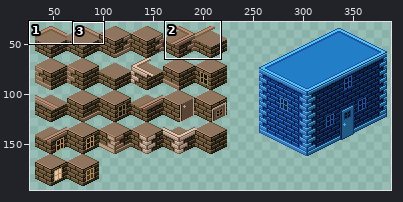
File history of a pixel-art file, Assets/Art/Tiles/JF_TileSet_Buildings_v01.aseprite. Above, an overview of the earlier version with the close-up marked.
Close-up. Before:
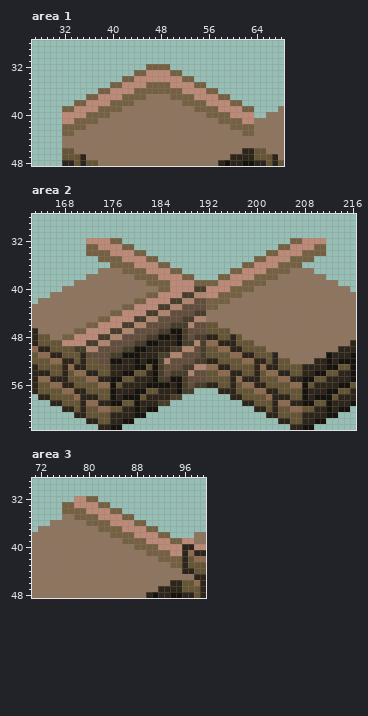
416x423 pixels, 1 frame. Colours within 5 levels of each other are drawn and written as one. Shown: area 1: x 27..68, y 28..48; area 2: x 163..216, y 28..63; area 3: x 71..99, y 29..48. The wide view leaves out empty margins. The commit also changed other parts of the picture, which this record leaves out.
The result:
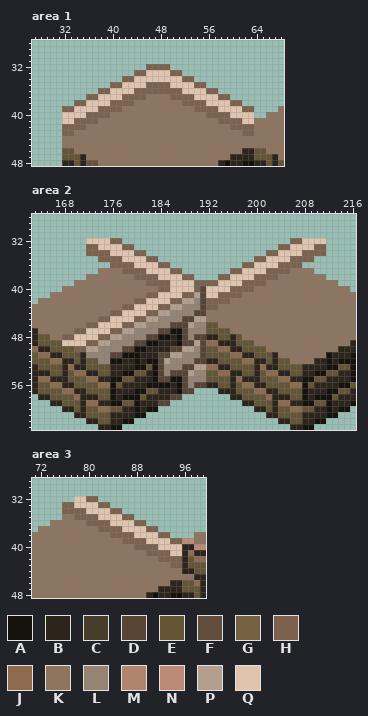
Palette (. is transparent): A #16120c  B #2d251a  C #483c2a  D #574435  E #655535  F #634e3d  G #756142  H #7c624d  J #8e6b4f  K #8f745e  L #958374  M #af856d  N #bd8a77  P #b49f8e  Q #e0c4ae
Diff:
--- area 1, layer "Flattened 2"
@@ x 27..68 @@
 31 ..........................................
-32 ...................GGGG...................
-33 .................GGNNNNGG.................
-34 ...............GGNNNNNNNNGG...............
-35 .............GGNNNNGGGGNNNNGG.............
-36 ...........GGNNNNGGGGGGGGNNNNGG...........
-37 .........GGNNNNGGGGKKKKGGGGNNNNGG.........
-38 .......GGNNNNGGGGKKKKKKKKGGGGNNNNGG.......
-39 .....GGNNNNGGGGKKKKKKKKKKKKGGGGNNNNGG....K
-40 .....NNNNGGGGKKKKKKKKKKKKKKKKGGGGNNNN..KKK
-41 .....NNGGGGKKKKKKKKKKKKKKKKKKKKGGGGNNKKKKK
-42 .....GGGGKKKKKKKKKKKKKKKKKKKKKKKKGGGGKKKKK
-43 .....GGKKKKKKKKKKKKKKKKKKKKKKKKKKKKGGKKKKK
+32 ...................HHHH...................
+33 .................HHQQQQHH.................
+34 ...............HHQQQQQQQQHH...............
+35 .............HHQQQQHHHHQQQQHH.............
+36 ...........HHQQQQHHHHHHHHQQQQHH...........
+37 .........HHQQQQHHHHKKKKHHHHQQQQHH.........
+38 .......HHQQQQHHHHKKKKKKKKHHHHQQQQHH.......
+39 .....HHQQQQHHHHKKKKKKKKKKKKHHHHQQQQHH....K
+40 .....QQQQHHHHKKKKKKKKKKKKKKKKHHHHQQQQ..KKK
+41 .....QQHHHHKKKKKKKKKKKKKKKKKKKKHHHHQQKKKKK
+42 .....HHHHKKKKKKKKKKKKKKKKKKKKKKKKHHHHKKKKK
+43 .....HHKKKKKKKKKKKKKKKKKKKKKKKKKKKKHHKKKKK
 44 .....KKKKKKKKKKKKKKKKKKKKKKKKKKKKKKKKKKKKK
--- area 2, layer "Flattened 2"
@@ x 163..216 @@
 31 ......................................................
-32 .........NNNNGG............................GGNNNN.....
-33 .........GGNNNNGG........................GGNNNNGG.....
-34 .........GGGGNNNNGG....................GGNNNNGGGG.....
-35 ...........GGGGNNNNGG................GGNNNNGGGG.......
-36 .............GGGGNNNNGG............GGNNNNGGGG.........
-37 ...........KKKKGGGGNNNNGG........GGNNNNGGGGKKKK.......
-38 .........KKKKKKKKGGGGNNNNGG....GGNNNNGGGGKKKKKKKK.....
-39 .......KKKKKKKKKKKKGGGGNNNNGGGGNNNNGGGGKKKKKKKKKKKK...
-40 .....KKKKKKKKKKKKKKKKGGNNNNCCNNNNGGGGKKKKKKKKKKKKKKKK.
-41 ...KKKKKKKKKKKKKKKKGGNNNNCCMMNNGGGGKKKKKKKKKKKKKKKKKKK
-42 .KKKKKKKKKKKKKKKKGGNNNNCCMMFFGGGGKKKKKKKKKKKKKKKKKKKKK
-43 KKKKKKKKKKKKKKKGGNNNNCCMMFFFFGGKKKKKKKKKKKKKKKKKKKKKKK
-44 KKKKKKKKKKKKKGGNNNNCCMMFFFFCCKKKKKKKKKKKKKKKKKKKKKKKKK
-45 KKKKKKKKKKKGGNNNNCCMMFFFFCCMMKKKKKKKKKKKKKKKKKKKKKKKKK
-46 KKKKKKKKKGGNNNNCCMMFFFFCCCMFFEEKKKKKKKKKKKKKKKKKKKKKKK
-47 BKKKKKKGGNNNNCCMMFFFFCCAACFFFEEEEKKKKKKKKKKKKKKKKKKKKK
-48 BEEKKGGNNNNCCMMFFFFCCAABACFCCBBEEBEKKKKKKKKKKKKKKKKKKK
-49 BEEEENNNNCCMMFFFFCCAABBBACCMCJJBBBEEEKKKKKKKKKKKKKKKKB
-50 JBBEEEECCMMFFFFCCAABBBBCCMMFCEEJJBBEEEEKKKKKKKKKKKKBBB
-51 EJJBBEEEBFFFFCCAAABBBCCMMFFFCEEEEJJBBEEEBKKKKKKKKABBBA
-52 EEEJJBBEBEEFFAABBABAACMFFFFCCBBEEEEJJBBEBEEKKKKBBABAAA
-53 BEEEEBJBBEEEEBBBBAAEACFFFCCMMJJBBEEEEBJBBEEEEBBBBAAEEA
-54 BBBEEBEJJBBEEBBAAEEBACFCCCMFFEEJJBBEEBEJJBBEEBBAAEEBBA
-55 BJJBBBEEEJJBBAAEEBBBACCAACFFFEEEEBJBBBEEEJJBBAAEEBBBBA
-56 BEEJJBBEEEEJJAEBBBBAAAABACFCCBBEEBEJJBBEEEEJJAEBBBBAAE
-57 BEEEEJJBBEEEEABBBAAEEBBBACC....BBBEEEJJBBEEEEABBBAAEEB
-58 .BBEEEEJBBBEEABAAAEBBBBCC........BBEEEEJBBBEEABAAAEBBB
-59 ...BBEEEBJJBBAAEEABBBCC............BBEEEBJJBBAAEEABBBA
+32 .........QQQQHH............................HHQQQQ.....
+33 .........HHQQQQHH........................HHQQQQHH.....
+34 .........HHHHQQQQHH....................HHQQQQHHHH.....
+35 ...........HHHHQQQQHH................HHQQQQHHHH.......
+36 .............HHHHQQQQHH............HHQQQQHHHH.........
+37 ...........KKKKHHHHQQQQHH........HHQQQQHHHHKKKK.......
+38 .........KKKKKKKKHHHHQQQQHH....HHQQQQHHHHKKKKKKKK.....
+39 .......KKKKKKKKKKKKHHHHQQQQHHHHQQQQHHHHKKKKKKKKKKKK...
+40 .....KKKKKKKKKKKKKKKKHHQQQQHDQQQQHHHHKKKKKKKKKKKKKKKK.
+41 ...KKKKKKKKKKKKKKKKHHQQQQHHPDQQHHHHKKKKKKKKKKKKKKKKKKK
+42 .KKKKKKKKKKKKKKKKHHQQQQHHPPLDHHHHKKKKKKKKKKKKKKKKKKKKK
+43 KKKKKKKKKKKKKKKHHQQQQHHPPLLLDHHKKKKKKKKKKKKKKKKKKKKKKK
+44 KKKKKKKKKKKKKHHQQQQHHPPLLLLDDKKKKKKKKKKKKKKKKKKKKKKKKK
+45 KKKKKKKKKKKHHQQQQHHPPLLLLDDPPKKKKKKKKKKKKKKKKKKKKKKKKK
+46 KKKKKKKKKHHQQQQHHPPLLLLDDDPLLEEKKKKKKKKKKKKKKKKKKKKKKK
+47 BKKKKKKHHQQQQHHPPLLLLDDAADLLLEEEEKKKKKKKKKKKKKKKKKKKKK
+48 BEEKKHHQQQQHHPPLLLLDDAABADLDDBBEEBEKKKKKKKKKKKKKKKKKKK
+49 BEEEEQQQQHHPPLLLLDDAABBBADDPDJJBBBEEEKKKKKKKKKKKKKKKKB
+50 JBBEEEEHHPPLLLLDDAABBBBDDPPLDEEJJBBEEEEKKKKKKKKKKKKBBB
+51 EJJBBEEEBLLLLDDAAABBBDDPPLLLDEEEEJJBBEEEBKKKKKKKKABBBA
+52 EEEJJBBEBEELLAABBABAADPLLLLDDBBEEEEJJBBEBEEKKKKBBABAAA
+53 BEEEEBJBBEEEEBBBBAAEADLLLDDPPJJBBEEEEBJBBEEEEBBBBAAEEA
+54 BBBEEBEJJBBEEBBAAEEBADLDDDPLLEEJJBBEEBEJJBBEEBBAAEEBBA
+55 BJJBBBEEEJJBBAAEEBBBADDAADLLLEEEEBJBBBEEEJJBBAAEEBBBBA
+56 BEEJJBBEEEEJJAEBBBBAAAABADLDDBBEEBEJJBBEEEEJJAEBBBBAAE
+57 BEEEEJJBBEEEEABBBAAEEBBBADD....BBBEEEJJBBEEEEABBBAAEEB
+58 .BBEEEEJBBBEEABAAAEBBBBDD........BBEEEEJBBBEEABAAAEBBB
+59 ...BBEEEBJJBBAAEEABBBDD............BBEEEBJJBBAAEEABBBA
 60 .....BBEBEEJJEEBBABAA................BBEBEEJJEEBBABAA.
--- area 3, layer "Flattened 2"
@@ x 71..99 @@
 31 .............................
-32 .......NNGG..................
-33 .....GGNNNNGG................
-34 .....GGGGNNNNGG..............
-35 .....KKGGGGNNNNGG............
-36 ...KKKKKKGGGGNNNNGG..........
-37 .KKKKKKKKKKGGGGNNNNGG........
-38 KKKKKKKKKKKKKGGGGNNNNGG....KK
-39 KKKKKKKKKKKKKKKGGGGNNNNGGNNKK
-40 KKKKKKKKKKKKKKKKKGGGGNNNNBBNN
-41 KKKKKKKKKKKKKKKKKKKGGGGNNBJBB
-42 KKKKKKKKKKKKKKKKKKKKKGGGGBEJJ
-43 KKKKKKKKKKKKKKKKKKKKKKKGGBEEE
+32 .......QQHH..................
+33 .....HHQQQQHH................
+34 .....HHHHQQQQHH..............
+35 .....KKHHHHQQQQHH............
+36 ...KKKKKKHHHHQQQQHH..........
+37 .KKKKKKKKKKHHHHQQQQHH........
+38 KKKKKKKKKKKKKHHHHQQQQHH....KK
+39 KKKKKKKKKKKKKKKHHHHQQQQHHNNKK
+40 KKKKKKKKKKKKKKKKKHHHHQQQQBBNN
+41 KKKKKKKKKKKKKKKKKKKHHHHQQBJBB
+42 KKKKKKKKKKKKKKKKKKKKKHHHHBEJJ
+43 KKKKKKKKKKKKKKKKKKKKKKKHHBEEE
 44 KKKKKKKKKKKKKKKKKKKKKKKKKBBEE
